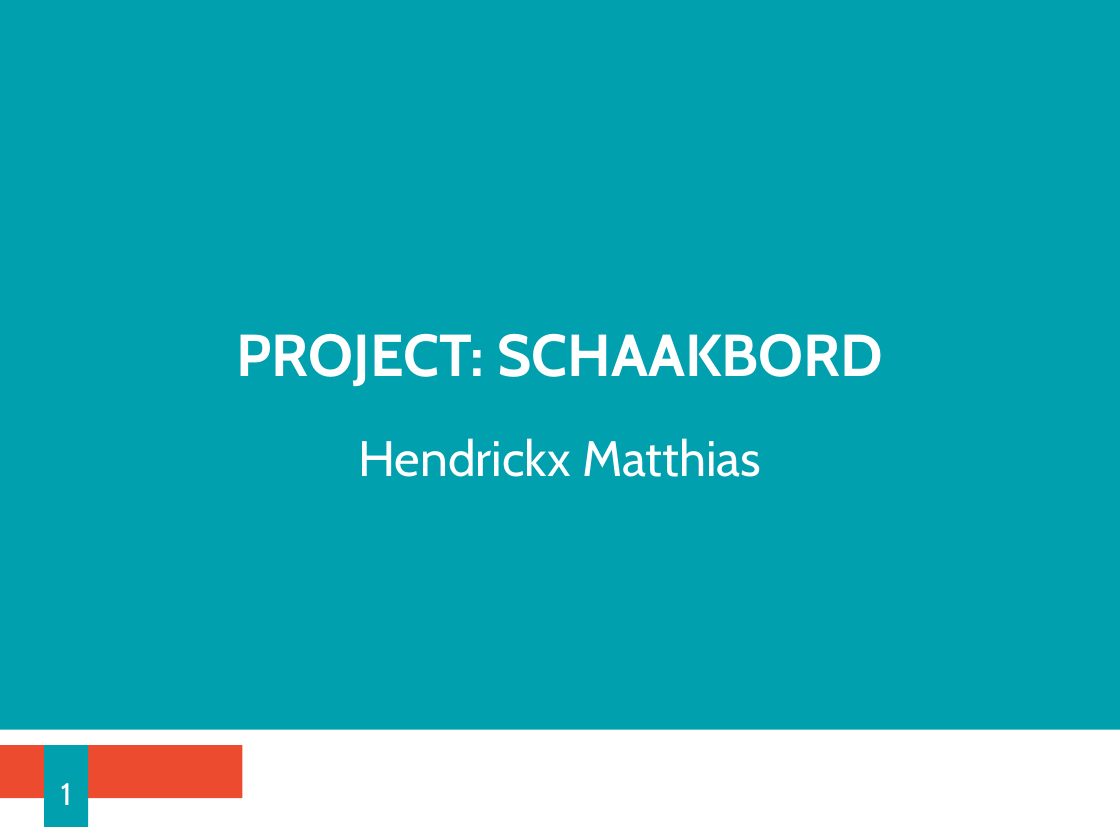
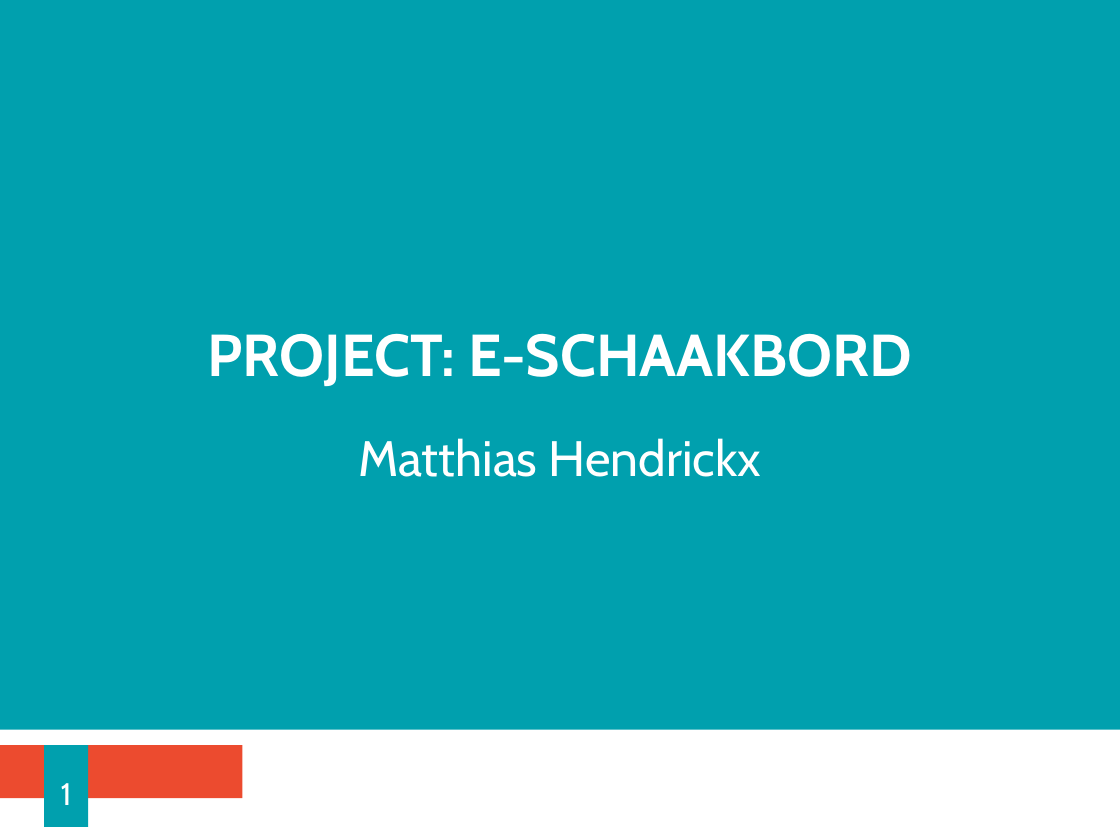
Before and after one commit to HeMatthias/E-Schaakbord, a slide deck: slide 1 of Schaakbord_PPT.pptx. Drawn at 1120x840 pixels with LibreOffice and Linux fonts; fonts in the diff are those of the drawing; background and template pictures are left out. Boxes give left, top, right and bottom in pixels: in the first picture for what was removed or moved away, otherwise in the second. Text is boxed around its words. In the diff, an @@ line names an element or a change of style, - is before the commit and + after.

```diff
--- a/Schaakbord_PPT.pptx
+++ b/Schaakbord_PPT.pptx
@@ title at (207, 333, 912, 386): text changed @@
-PROJECT: SCHAAKBORD
+PROJECT: E-SCHAAKBORD
@@ subtitle at (358, 438, 761, 477): text changed @@
-Hendrickx Matthias
+Matthias Hendrickx
```
Also in this commit, not shown: 7 other slides changed, 4 slides added, 10 slides removed, 14 other files.
